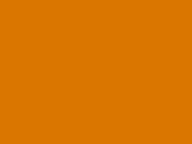
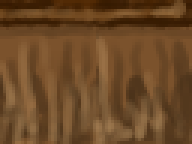
Layered file, before and after one edit (192 × 144). Changes by layer:
added layer "Underground SE" above "Underground SW" over [0, 0, 192, 144]
added layer "Underground SW" above "Underground SE #1" over [0, 0, 192, 144]
added layer "Underground SE #1" above "Underground SW2" over [0, 0, 192, 144]
added layer "Underground SW2" above "Underground SEdge" over [0, 0, 192, 144]
added layer "Underground SEdge" above "Underground NEdge" over [0, 0, 192, 144]
hid "Lava", painted on it over [0, 0, 192, 144]
hid "Dirt", painted on it over [0, 0, 192, 144]
hid "Grass", painted on it over [0, 0, 192, 144]
